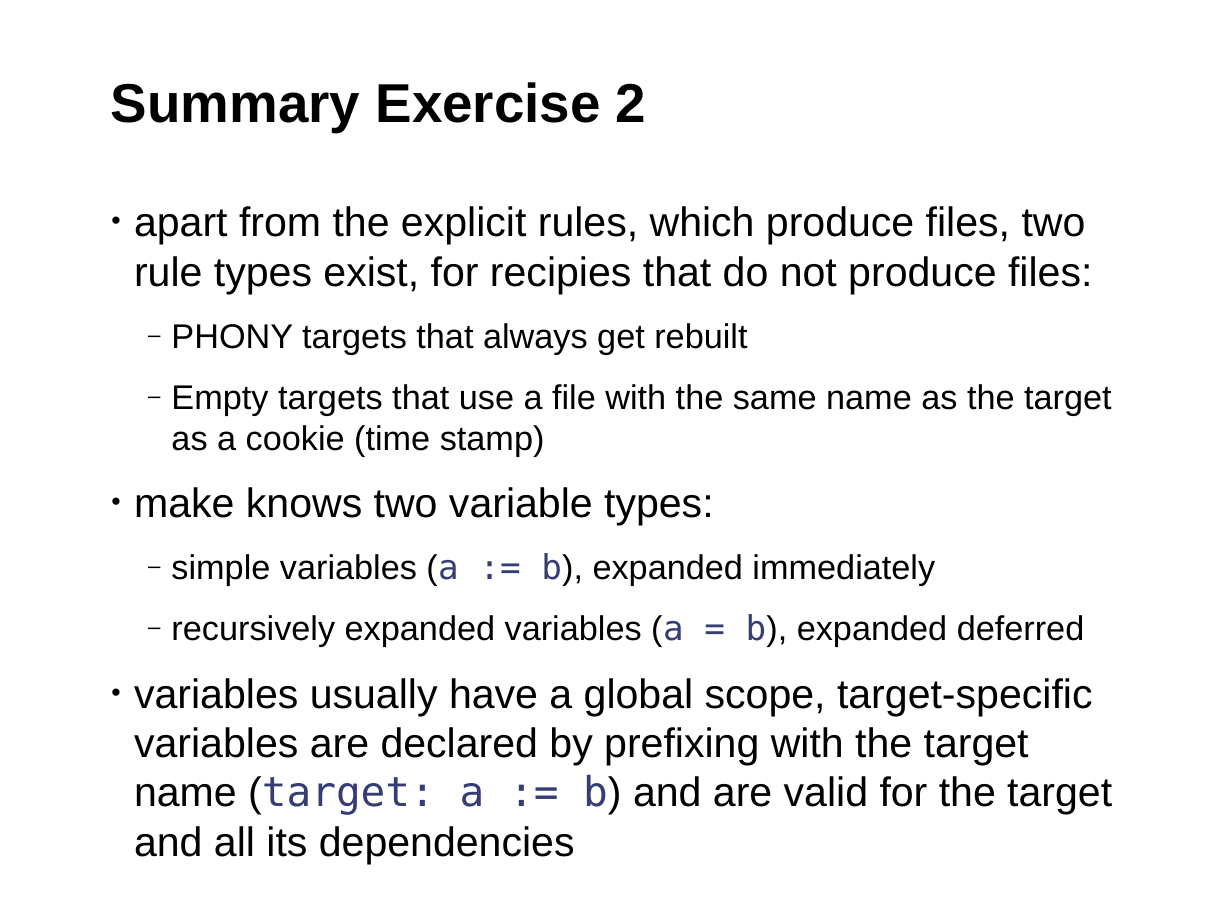
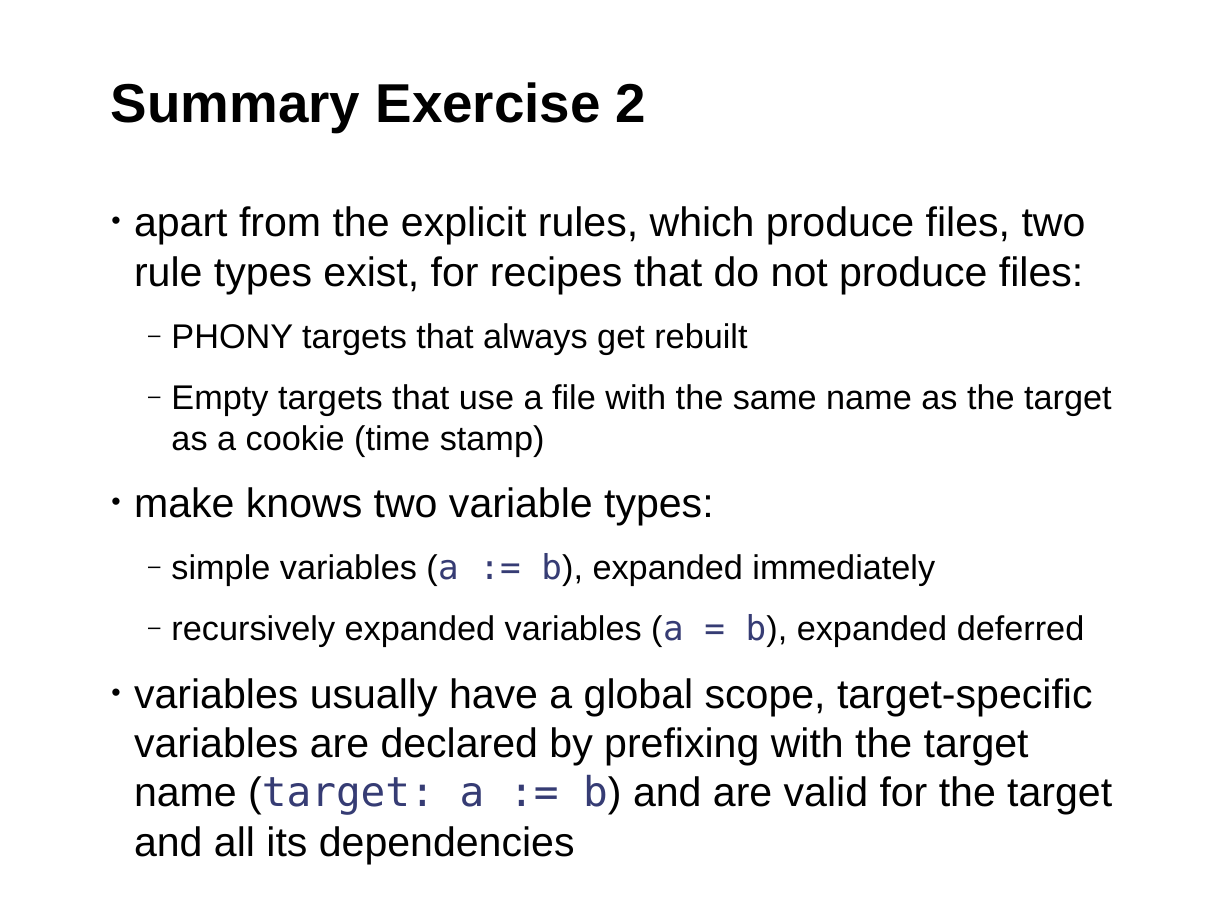
Before and after one commit to fsundermeyer/GNU_make_workshop, a slide deck: slide 21 of Presentation_GNU_make_workshop.odp. Drawn at 1232x924 pixels with LibreOffice and Linux fonts; fonts in the diff are those of the drawing; background and template pictures are left out. Boxes give left, top, right and bottom in pixels: in the first picture for what was removed or moved away, otherwise in the second. Text is boxed around its words. In the diff, an @@ line names an element or a change of style, - is before the commit and + after.

Commit message:
Corrected typos

```diff
--- a/Presentation_GNU_make_workshop.odp
+++ b/Presentation_GNU_make_workshop.odp
@@ text at (134,206,1086,294): text changed @@
-• apart from the explicit rules, which produce files, two rule types exist, for recipies that do not produce files:
+• apart from the explicit rules, which produce files, two rule types exist, for recipes that do not produce files:
```
Also in this commit, not shown: 12 other slides changed.
